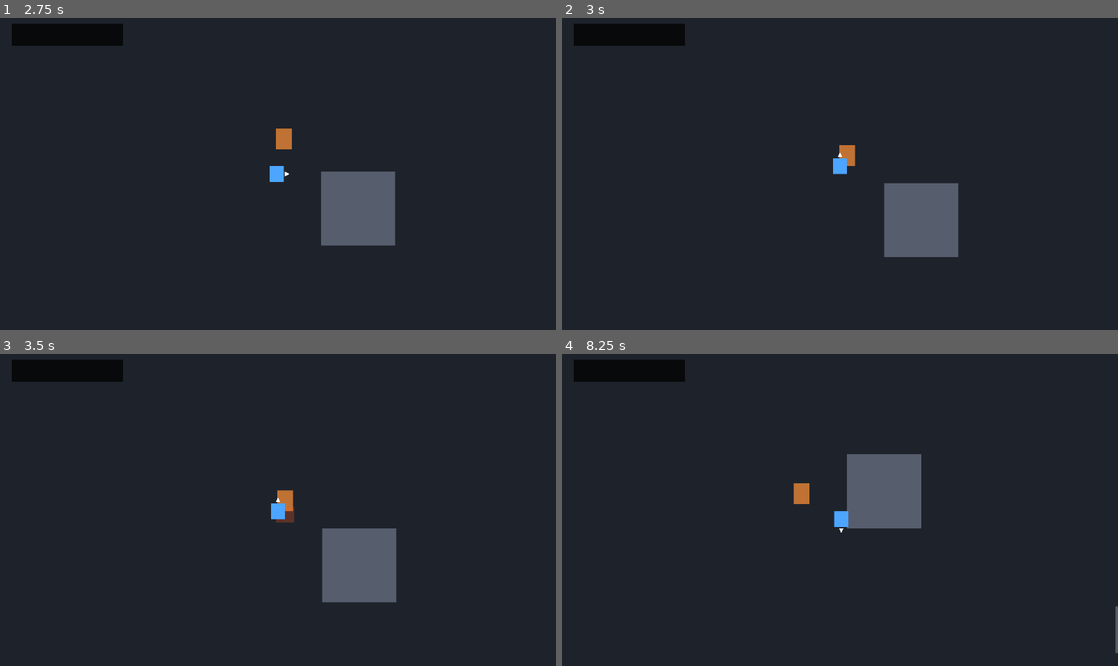
Above: before the commit, frames 1-4 (two rows, left to right).
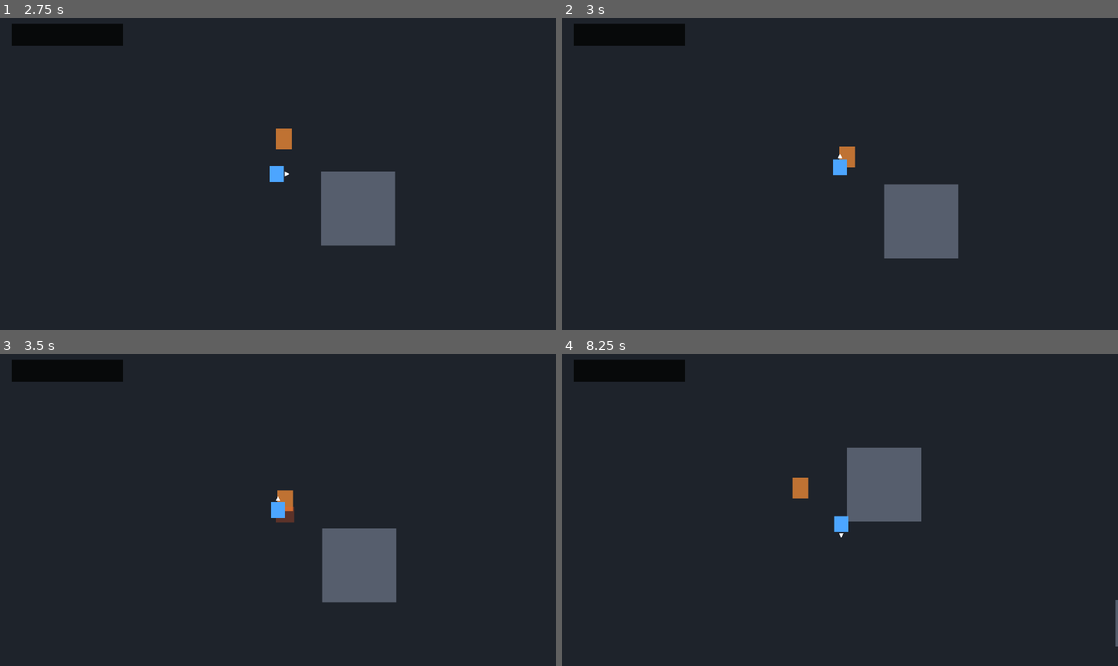
Above: after the commit, the same moments.

Repository: kikajima/dragonballsoullegacy
Game: Godot game, scene res://scenes/bootstrap/bootstrap.tscn
Same seed, same stepped clock (60 frames per second), same inputs: the game is played once before the commit and once after it.
Inputs:
- Up to frame 1 (2.75 s): hold D (move_right) 0.53-1.28 s; tap J (attack) at 0.6 s; hold S (move_down) 1.28-2.03 s; tap Shift (block) at 1.35 s; hold D (move_right) from 2.03 s (still down); hold L (charge_ki) from 2.03 s (still down)
- Up to frame 2 (3 s): release D (move_right) at 2.78 s; release L (charge_ki) at 2.78 s; hold W (move_up) from 2.78 s (still down); tap Space (dash) at 2.85 s
- Up to frame 3 (3.5 s): keep holding W (move_up)
- Up to frame 4 (8.25 s): release W (move_up) at 3.53 s; hold A (move_left) 3.53-5.03 s; tap E (interact) at 3.6 s; tap K (ki_blast) at 4.35 s; hold S (move_down) 5.03-5.78 s; tap I (kick) at 5.1 s; hold D (move_right) 5.78-6.53 s; tap J (attack) at 5.85 s; hold W (move_up) 6.53-7.28 s; hold Shift (block) 6.53-7.28 s; tap Enter at 7.25 s; hold D (move_right) 7.28-8.03 s; tap L (charge_ki) at 7.35 s; hold S (move_down) from 8.03 s (still down); hold Space (dash) from 8.03 s (still down)

Frame 1 is identical in both runs. In frame 2, 0.2% of the frame differs, in the area x 48-72%, y 40-78%; in frame 3, less than 0.1%; in frame 4, 0.8%, in the area x 41-100%, y 30-96%.

Commit message:
feat: add player run state and speed

Diff:
--- a/actors/player/player.gd
+++ b/actors/player/player.gd
@@ -3,9 +3,13 @@
 
 const STATE_IDLE: StringName = &"idle"
 const STATE_WALK: StringName = &"walk"
+const STATE_RUN: StringName = &"run"
 const STATE_HURT: StringName = &"hurt"
 const STATE_BLOCK: StringName = &"block"
 const STATE_CHARGE_KI: StringName = &"charge_ki"
+
+@export_range(1.0, 3.0, 0.05)
+var run_speed_scale: float = 1.55
 
 @export_range(0.0, 1.0, 0.05)
 var attack_move_speed_scale: float = 0.85
@@ -103,7 +107,11 @@
 			return
 
 	_update_movement_state(move_intent)
-	movement_component.move(self, move_intent)
+	movement_component.move(
+		self,
+		move_intent,
+		_get_locomotion_speed_scale()
+	)
 	animation_controller.update_visual(
 		state_machine.current_state,
 		facing_component.current_facing,
@@ -167,6 +175,12 @@
 
 	return attack_move_speed_scale
 
+func _get_locomotion_speed_scale() -> float:
+	if state_machine.is_state(STATE_RUN):
+		return run_speed_scale
+
+	return 1.0
+
 func _process_block(_move_intent: Vector2, delta: float) -> void:
 	charge_aura.visible = false
 	guard_component.set_guarding(true)
@@ -342,6 +356,8 @@
 func _update_movement_state(move_intent: Vector2) -> void:
 	if move_intent.is_zero_approx():
 		state_machine.change_state(STATE_IDLE)
+	elif input_controller.is_run_pressed():
+		state_machine.change_state(STATE_RUN)
 	else:
 		state_machine.change_state(STATE_WALK)
 
